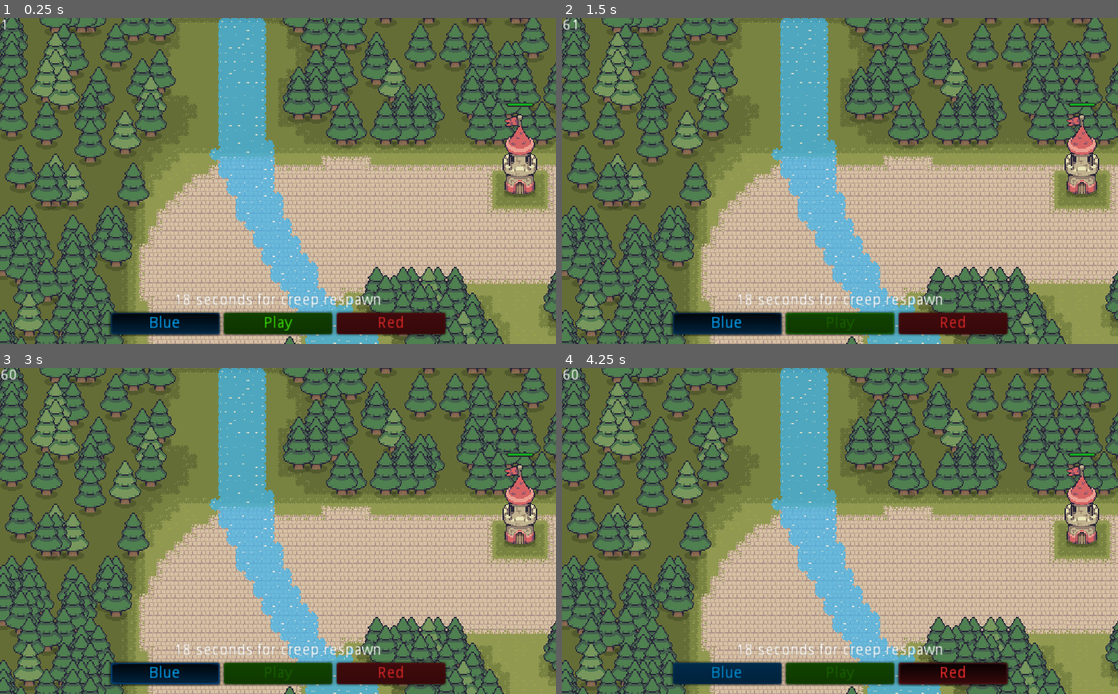
Above: before the commit, frames 1-4 (two rows, left to right).
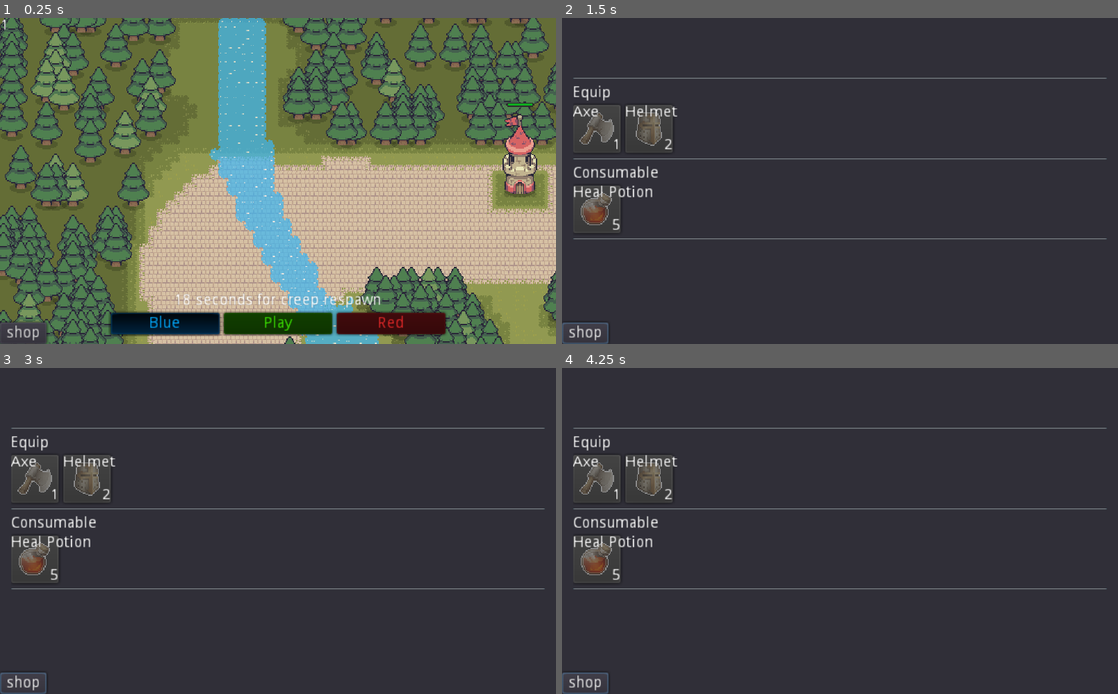
Above: after the commit, the same moments.

Repository: spicylobstergames/shotcaller-godot
Game: Godot game, scene res://TestScene.tscn
Two runs of this game, one before a commit and one after it. Both use one fixed random seed, a clock stepped at 60 frames per second and the inputs below.
Inputs (mouse positions are in pixels of both pictures, inside the frame that each line leads up to):
- Up to frame 1 (0.25 s): no input
- Up to frame 2 (1.5 s): click (584, 334) at 0.5 s, where only the run after the commit has a clickable "shop"; click "Play" at 1.25 s
- Up to frame 3 (3 s): click (278, 674) at 2 s, where only the run after the commit has a clickable "Play"; click "Blue" at 2.75 s
- Up to frame 4 (4.25 s): click "Red" at 3.5 s

The runs differ from the first frame. In frame 1, 0.5% of the frame differs, in the area x 0-9%, y 92-100%; in frame 2, 93%, in the area x 0-100%, y 0-100%; in frame 3, 93%; in frame 4, 93%.

Commit message:
Add items, shop, inventory

Diff:
--- /dev/null
+++ b/Prototype/Items/Inventory/Inventory.gd
@@ -0,0 +1,55 @@
+extends Node
+
+const EQUIP_ITEMS_MAX = 2
+const CONSUMABLE_ITEMS_MAX = 1
+
+var leader
+var equip_items = []
+var consumable_items = []
+var gold = 0
+
+var _gold_timer
+
+
+func _ready():
+	_gold_timer = Timer.new()
+	add_child(_gold_timer)
+	_gold_timer.connect("timeout", self, "_gold_timer_timeout")
+	_gold_timer.start(1)
+
+	for index in range(EQUIP_ITEMS_MAX):
+		equip_items.append(null)
+	for index in range(CONSUMABLE_ITEMS_MAX):
+		consumable_items.append(null)
+
+
+func _gold_timer_timeout():
+	gold += 1
+	_gold_timer.start(1)
+
+
+func add_item(new_item):
+	if new_item.type == new_item.ItemType.EQUIP:
+		for index in range(EQUIP_ITEMS_MAX):
+			if equip_items[index] == null:
+				equip_items[index] = new_item
+				return
+	elif new_item.type == new_item.ItemType.CONSUMABLE:
+		for index in range(CONSUMABLE_ITEMS_MAX):
+			if consumable_items[index] == null:
+				consumable_items[index] = new_item
+				return
+
+
+func is_equip_items_has_slots():
+	for item in equip_items:
+		if item == null:
+			return true
+	return false
+
+
+func is_consumable_items_has_slots():
+	for item in consumable_items:
+		if item == null:
+			return true
+	return false
--- /dev/null
+++ b/Prototype/Items/Inventory/Inventory.tscn
@@ -0,0 +1,6 @@
+[gd_scene load_steps=2 format=2]
+
+[ext_resource path="res://Items/Inventory/Inventory.gd" type="Script" id=1]
+
+[node name="Inventory" type="Node"]
+script = ExtResource( 1 )
--- /dev/null
+++ b/Prototype/Items/Inventory/InventoryItemButton.gd
@@ -0,0 +1,42 @@
+extends Control
+
+var index = 0
+
+onready var _sell_button = $SellButton
+onready var _item_button = $ItemButton
+
+
+func _ready():
+	_sell_button.hide()
+
+	_sell_button.connect("button_down", self, "_sell_button_down")
+	_item_button.connect("button_down", self, "_item_button_down")
+
+
+func setup(item):
+	_item_button.setup(item)
+
+
+func set_item_type_to_equip():
+	_item_button.disabled = true
+
+
+func show_sell_button():
+	if _item_button.item != null:
+		_sell_button.show()
+	else:
+		_sell_button.hide()
+
+
+func _item_button_down():
+	# THERE SHOULD BE LEADER SELECTION CODE
+	return
+	var leader
+	#
+
+	for key in _item_button.item.attributes.keys():
+		leader.attributes.stats[key] += _item_button.item.attributes[key]
+
+
+func _sell_button_down():
+	get_node("/root/TestScene/Menu/Shop").sell(index)
--- /dev/null
+++ b/Prototype/Items/Inventory/InventoryItemButton.tscn
@@ -0,0 +1,26 @@
+[gd_scene load_steps=3 format=2]
+
+[ext_resource path="res://Items/Inventory/InventoryItemButton.gd" type="Script" id=1]
+[ext_resource path="res://Items/ItemButton.tscn" type="PackedScene" id=2]
+
+[node name="InventoryItemButton" type="Control"]
+anchor_right = 1.0
+anchor_bottom = 1.0
+margin_right = -468.0
+margin_bottom = -256.0
+rect_min_size = Vector2( 44, 44 )
+script = ExtResource( 1 )
+
+[node name="ItemButton" parent="." instance=ExtResource( 2 )]
+margin_right = 0.0
+margin_bottom = 0.0
+
+[node name="SellButton" type="Button" parent="."]
+anchor_top = 1.0
+anchor_right = 1.0
+anchor_bottom = 1.0
+margin_top = -20.0
+text = "sell"
+__meta__ = {
+"_edit_use_anchors_": false
+}
--- /dev/null
+++ b/Prototype/Items/Inventory/LeadersInventory.gd
@@ -0,0 +1,92 @@
+extends HBoxContainer
+
+var inventories = {}
+
+var _equip_item_buttons = []
+var _consumable_item_buttons = []
+var _inventory_preload = preload("res://Items/Inventory/Inventory.tscn")
+var _inventory_item_button_preload = preload("res://Items/Inventory/InventoryItemButton.tscn")
+onready var _shop = get_node("../Shop")
+onready var _gold_label = get_node("../GoldLabel")
+
+
+func _ready():
+	hide()
+	# Setup GUI for inventory
+	var inventory = _inventory_preload.instance()
+	var counter = 0
+	for i in range(inventory.EQUIP_ITEMS_MAX):
+		var item_button = _inventory_item_button_preload.instance()
+		_equip_item_buttons.append(item_button)
+		add_child(item_button)
+		item_button.index = counter
+		counter += 1
+		item_button.set_item_type_to_equip()
+		item_button.setup(null)
+	for i in range(inventory.CONSUMABLE_ITEMS_MAX):
+		var item_button = _inventory_item_button_preload.instance()
+		_consumable_item_buttons.append(item_button)
+		add_child(item_button)
+		item_button.index = counter
+		counter += 1
+		item_button.setup(null)
+
+
+func add_inventory(leader):
+	var new_inventory = _inventory_preload.instance()
+	new_inventory.leader = leader
+	inventories[leader.name] = new_inventory
+	add_child(new_inventory)
+
+
+func add_item(leader_name, new_item):
+	inventories[leader_name].add_item(new_item)
+
+	# THERE SHOULD BE LEADER SELECTION CODE
+	return
+	var leader
+	#
+
+	if new_item.type == new_item.ItemType.EQUIP:
+		for key in new_item.attributes.keys():
+			leader.attributes.stats[key] += new_item.attributes[key]
+
+	if leader_name == leader.name:
+		 update_gui(leader_name)
+
+
+func _process(delta):
+	# THERE SHOULD BE LEADER SELECTION CODE
+	return
+	var leader
+	#
+
+	var leader_inventory = inventories[leader.name]
+
+	# Updating gold label
+	_gold_label.text = str(leader_inventory.gold)
+
+	# Hide or show sell buttons
+	if _shop.visible:
+		var counter = 0
+		for item in leader_inventory.equip_items:
+			_equip_item_buttons[counter].show_sell_button()
+			counter += 1
+		counter = 0
+		for item in leader_inventory.consumable_items:
+			_consumable_item_buttons[counter].show_sell_button()
+			counter += 1
+	else:
+		for item_button in _equip_item_buttons + _consumable_item_buttons:
+			item_button.sell_button.hide()
+
+
+func update_gui(leader_name):
+	var counter = 0
+	for item in inventories[leader_name].equip_items:
+		_equip_item_buttons[counter].setup(item)
+		counter += 1
+	counter = 0
+	for item in inventories[leader_name].consumable_items:
+		_consumable_item_buttons[counter].setup(item)
+		counter += 1
--- /dev/null
+++ b/Prototype/Items/Item.gd
@@ -0,0 +1,22 @@
+class_name Item
+extends Reference
+
+enum ItemType { EQUIP, CONSUMABLE }
+
+var sprite
+var name
+var description
+var price
+var type
+var attributes
+
+
+func build(name, sprite, description, price, type, attributes):
+	self.name = name
+	self.sprite = sprite
+	self.description = description
+	self.price = price
+	self.type = type
+	self.attributes = attributes
+
+	return self
--- /dev/null
+++ b/Prototype/Items/ItemButton.gd
@@ -0,0 +1,18 @@
+extends Button
+
+var item = null
+
+
+func setup(new_item):
+	if new_item == null:
+		self.item = null
+		self.name = ""
+		self.icon = null
+		self.hint_tooltip = ""
+		self.disabled = true
+		return
+
+	self.item = new_item
+	self.name = new_item.name
+	self.icon = new_item.sprite
+	self.hint_tooltip = new_item.description
--- /dev/null
+++ b/Prototype/Items/ItemButton.tscn
@@ -0,0 +1,11 @@
+[gd_scene load_steps=2 format=2]
+
+[ext_resource path="res://Items/ItemButton.gd" type="Script" id=1]
+
+[node name="ItemButton" type="Button"]
+anchor_right = 1.0
+anchor_bottom = 1.0
+margin_right = -470.0
+margin_bottom = -258.0
+rect_min_size = Vector2( 44, 44 )
+script = ExtResource( 1 )
--- /dev/null
+++ b/Prototype/Items/Shop/Shop.gd
@@ -0,0 +1,106 @@
+extends Panel
+
+const Item = preload("res:///Items/Item.gd")
+
+var _shop_item_button_preload = preload("res://Items/Shop/ShopItemButton.tscn")
+var _shop_delivery_preload = preload("res://Items/Shop/ShopDelivery.tscn")
+onready var _equip_items = $ScrollContainer/VBoxContainer/EquipItems
+onready var _consumable_items = $ScrollContainer/VBoxContainer/ConsumableItems
+onready var _leaders_inventory = get_node("../LeadersInventory")
+
+var _deliveries = {}
+
+
+func _ready():
+	hide()
+	# Test items
+	add_item(Item.new().build("Axe", load("res://Assets/Items/Axe.png"), "Add 5 damage to the leader's attack", 1, Item.ItemType.EQUIP, {}), _equip_items)
+	add_item(Item.new().build("Helmet", load("res://Assets/Items/Helm.png"), "Add 5 defense points to leader stats", 2, Item.ItemType.EQUIP, {"max_health": 10000}), _equip_items)
+	add_item(Item.new().build("Heal Potion", load("res://Assets/Items/Red Potion 3.png"), "Restore 50 HP", 5, Item.ItemType.CONSUMABLE, {"health": 100}), _consumable_items)
+
+	get_node("../ShopButton").connect("button_down", self, "_shop_button_down")
+
+
+func add_delivery(leader):
+	var new_shop_delivery = _shop_delivery_preload.instance()
+	new_shop_delivery._leader = leader
+	add_child(new_shop_delivery)
+	_deliveries[leader.name] = new_shop_delivery
+
+
+func add_item(item, container):
+	var new_item_button = _shop_item_button_preload.instance()
+	container.add_child(new_item_button)
+	new_item_button.setup(item)
+
+
+func _process(delta):
+	if !visible:
+		return
+
+	# THERE SHOULD BE LEADER SELECTION CODE
+	var leader = null
+	#
+
+	if leader == null:
+		# Disable all buttons because leader is not selected
+		for item_button in _equip_items.get_children() + _consumable_items.get_children():
+			item_button.disable()
+		return
+
+	# Disable all buttons if delivery in proccess
+	if _deliveries[leader.name].is_working():
+		for item_button in _equip_items.get_children() + _consumable_items.get_children():
+			item_button.disable()
+		return
+
+	# Disable all buttons on which leader don't have enough gold
+	for item_button in _equip_items.get_children() + _consumable_items.get_children():
+		if _leaders_inventory.inventories[leader.name].gold < item_button.get_price():
+			item_button.disable()
+		else:
+			item_button.enable()
+
+	# Disable buttons if leader don't have empty slots for item
+	if !_leaders_inventory.inventories[leader.name].is_equip_items_has_slots():
+		for item_button in _equip_items.get_children():
+			item_button.disable()
+	if !_leaders_inventory.inventories[leader.name].is_consumable_items_has_slots():
+		for item_button in _consumable_items.get_children():
+			item_button.disable()
+
+
+func buy(item):
+	# THERE SHOULD BE LEADER SELECTION CODE
+	return
+	var leader
+	#
+	_leaders_inventory.inventories[leader.name].gold -= item.price
+	_deliveries[leader.name].start(item)
+
+
+func sell(item_index):
+	# THERE SHOULD BE LEADER SELECTION CODE
+	return
+	var leader
+	#
+
+	var leader_items = _leaders_inventory.inventories[leader.name].equip_items + _leaders_inventory.inventories[leader.name].consumable_items
+	var item = leader_items[item_index]
+
+	_leaders_inventory.inventories[leader.name].gold += floor(item.price / 2)
+
+	# If the item sold was equipment - remove any attributes that were added
+	if item.type == item.ItemType.EQUIP:
+		_leaders_inventory.inventories[leader.name].equip_items[item_index] = null
+		for key in item.attributes.keys():
+			leader.attributes.stats[key] -= item.attributes[key]
+
+	elif item.type == item.ItemType.CONSUMABLE:
+		_leaders_inventory.inventories[leader.name].consumable_items[item_index - _leaders_inventory.inventories[leader.name].EQUIP_ITEMS_MAX] = null
+
+	_leaders_inventory.update_gui(leader.name)
+
+
+func _shop_button_down():
+	self.visible = !self.visible
--- /dev/null
+++ b/Prototype/Items/Shop/ShopDelivery.gd
@@ -0,0 +1,28 @@
+extends Node
+
+var _item
+var _leader
+var _timer
+
+onready var _leaders_inventory = get_node("../LeadersInventory")
+
+
+func _ready():
+	_timer = Timer.new()
+	_timer.one_shot = true
+	_timer.connect("timeout", self, "_timer_timeout")
+	add_child(_timer)
+
+
+func start(item):
+	self._item = item
+	_timer.start(5)
+
+
+func _timer_timeout():
+	_leaders_inventory.add_item(_leader.name, _item)
+	self._item = null
+
+
+func is_working():
+	return self._item != null
--- /dev/null
+++ b/Prototype/Items/Shop/ShopDelivery.tscn
@@ -0,0 +1,6 @@
+[gd_scene load_steps=2 format=2]
+
+[ext_resource path="res://Items/Shop/ShopDelivery.gd" type="Script" id=1]
+
+[node name="ShopDelivery" type="Node"]
+script = ExtResource( 1 )
--- /dev/null
+++ b/Prototype/Items/Shop/ShopItemButton.gd
@@ -0,0 +1,30 @@
+extends Control
+
+
+onready var _item_button = $ItemButton
+onready var _name_label = _item_button.get_node("Name")
+onready var _price_label = _item_button.get_node("Price")
+onready var _shop = get_node("/root/TestScene/Menu/Shop")
+
+
+func setup(item):
+	_item_button.setup(item)
+	_name_label.text = item.name
+	_price_label.text = str(item.price)
+	_item_button.connect("button_down", self, "_button_down")
+
+
+func _button_down():
+	_shop.buy(_item_button.item)
+
+
+func disable():
+	_item_button.disabled = true
+
+
+func enable():
+	_item_button.disabled = false
+
+
+func get_price():
+	return _item_button.item.price
--- /dev/null
+++ b/Prototype/Items/Shop/ShopItemButton.tscn
@@ -0,0 +1,38 @@
+[gd_scene load_steps=3 format=2]
+
+[ext_resource path="res://Items/ItemButton.tscn" type="PackedScene" id=1]
+[ext_resource path="res://Items/Shop/ShopItemButton.gd" type="Script" id=2]
+
+[node name="ShopItemButton" type="Control"]
+anchor_right = 1.0
+anchor_bottom = 1.0
+margin_right = -468.0
+margin_bottom = -256.0
+rect_min_size = Vector2( 44, 44 )
+script = ExtResource( 2 )
+__meta__ = {
+"_edit_use_anchors_": false
+}
+
+[node name="ItemButton" parent="." instance=ExtResource( 1 )]
+
+[node name="Name" type="Label" parent="ItemButton"]
+margin_right = 40.0
+margin_bottom = 14.0
+text = "Name"
+__meta__ = {
+"_edit_use_anchors_": false
+}
+
+[node name="Price" type="Label" parent="ItemButton"]
+anchor_left = 1.0
+anchor_top = 1.0
+anchor_right = 1.0
+anchor_bottom = 1.0
+margin_left = -40.0
+margin_top = -14.0
+text = "100"
+align = 2
+__meta__ = {
+"_edit_use_anchors_": false
+}
--- a/Prototype/TestScene.tscn
+++ b/Prototype/TestScene.tscn
@@ -1,41 +1,26 @@
-[gd_scene load_steps=9 format=2]
+[gd_scene load_steps=12 format=2]
 
 [ext_resource path="res://MainCamera.gd" type="Script" id=1]
 [ext_resource path="res://Utils/UnitController.tscn" type="PackedScene" id=2]
 [ext_resource path="res://Battlefield/BattleField.tscn" type="PackedScene" id=3]
 [ext_resource path="res://TestScene.gd" type="Script" id=4]
+[ext_resource path="res://Items/Inventory/LeadersInventory.gd" type="Script" id=5]
 [ext_resource path="res://GUI/SelectTeamButton/SelectTeamButton.tscn" type="PackedScene" id=6]
+[ext_resource path="res://Items/Shop/Shop.gd" type="Script" id=7]
 [ext_resource path="res://GUI/Play.tscn" type="PackedScene" id=9]
 
 [sub_resource type="ButtonGroup" id=2]
 
 [sub_resource type="ButtonGroup" id=3]
 
+[sub_resource type="StyleBoxFlat" id=4]
+bg_color = Color( 0.192157, 0.188235, 0.223529, 1 )
+
 [node name="TestScene" type="Node2D"]
 position = Vector2( 0, -1 )
 script = ExtResource( 4 )
 
 [node name="Menu" type="CanvasLayer" parent="."]
-
-[node name="FPS" type="Label" parent="Menu"]
-margin_right = 58.0
-margin_bottom = 26.0
-__meta__ = {
-"_edit_use_anchors_": false
-}
-
-[node name="Label" type="Label" parent="Menu"]
-anchor_top = 0.5
-anchor_right = 1.0
-anchor_bottom = 0.5
-margin_top = 103.0
-margin_bottom = 117.0
-size_flags_horizontal = 3
-text = "18 seconds for creep respawn"
-align = 1
-__meta__ = {
-"_edit_use_anchors_": false
-}
 
 [node name="HBoxContainer" type="HBoxContainer" parent="Menu"]
 anchor_top = 1.0
@@ -45,9 +30,6 @@
 margin_bottom = -9.0
 mouse_filter = 2
 alignment = 1
-__meta__ = {
-"_edit_use_anchors_": false
-}
 
 [node name="BlueButton" parent="Menu/HBoxContainer" instance=ExtResource( 6 )]
 modulate = Color( 0, 0.666667, 1, 1 )
@@ -76,6 +58,123 @@
 group = SubResource( 2 )
 team = 3
 
+[node name="FPS" type="Label" parent="Menu"]
+margin_right = 58.0
+margin_bottom = 26.0
+__meta__ = {
+"_edit_use_anchors_": false
+}
+
+[node name="Label" type="Label" parent="Menu"]
+anchor_top = 0.5
+anchor_right = 1.0
+anchor_bottom = 0.5
+margin_top = 103.0
+margin_bottom = 117.0
+size_flags_horizontal = 3
+text = "18 seconds for creep respawn"
+align = 1
+__meta__ = {
+"_edit_use_anchors_": false
+}
+
+[node name="GoldLabel" type="Label" parent="Menu"]
+visible = false
+margin_top = 265.0
+margin_right = 43.0
+margin_bottom = 279.0
+custom_colors/font_color = Color( 0.94902, 0.772549, 0.0705882, 1 )
+custom_colors/font_color_shadow = Color( 0, 0, 0, 1 )
+custom_constants/shadow_as_outline = 1
+text = "1"
+align = 2
+__meta__ = {
+"_edit_use_anchors_": false
+}
+
+[node name="LeadersInventory" type="HBoxContainer" parent="Menu"]
+anchor_top = 1.0
+anchor_right = 1.0
+anchor_bottom = 1.0
+margin_left = 45.0
+margin_top = -44.0
+margin_right = -327.0
+size_flags_vertical = 8
+script = ExtResource( 5 )
+
+[node name="Shop" type="Panel" parent="Menu"]
+visible = false
+anchor_right = 1.0
+anchor_bottom = 1.0
+custom_styles/panel = SubResource( 4 )
+script = ExtResource( 7 )
+
+[node name="ScrollContainer" type="ScrollContainer" parent="Menu/Shop"]
+anchor_right = 1.0
+anchor_bottom = 1.0
+margin_left = 10.0
+margin_top = 10.0
+margin_right = -10.0
+margin_bottom = -50.0
+__meta__ = {
+"_edit_use_anchors_": false
+}
+
+[node name="VBoxContainer" type="VBoxContainer" parent="Menu/Shop/ScrollContainer"]
+margin_right = 492.0
+margin_bottom = 240.0
+size_flags_horizontal = 3
+size_flags_vertical = 3
+alignment = 1
+
+[node name="HSeparator" type="HSeparator" parent="Menu/Shop/ScrollContainer/VBoxContainer"]
+margin_top = 88.0
+margin_right = 492.0
+margin_bottom = 92.0
+
+[node name="Label" type="Label" parent="Menu/Shop/ScrollContainer/VBoxContainer"]
+margin_top = 96.0
+margin_right = 492.0
+margin_bottom = 110.0
+text = "Equip"
+
+[node name="EquipItems" type="HBoxContainer" parent="Menu/Shop/ScrollContainer/VBoxContainer"]
+margin_top = 114.0
+margin_right = 492.0
+margin_bottom = 114.0
+size_flags_horizontal = 3
+
+[node name="HSeparator2" type="HSeparator" parent="Menu/Shop/ScrollContainer/VBoxContainer"]
+margin_top = 118.0
+margin_right = 492.0
+margin_bottom = 122.0
+
+[node name="Label2" type="Label" parent="Menu/Shop/ScrollContainer/VBoxContainer"]
+margin_top = 126.0
+margin_right = 492.0
+margin_bottom = 140.0
+text = "Consumable"
+
+[node name="ConsumableItems" type="HBoxContainer" parent="Menu/Shop/ScrollContainer/VBoxContainer"]
+margin_top = 144.0
+margin_right = 492.0
+margin_bottom = 144.0
+size_flags_horizontal = 3
+
+[node name="HSeparator3" type="HSeparator" parent="Menu/Shop/ScrollContainer/VBoxContainer"]
+margin_top = 148.0
+margin_right = 492.0
+margin_bottom = 152.0
+
+[node name="ShopButton" type="Button" parent="Menu"]
+anchor_top = 1.0
+anchor_bottom = 1.0
+margin_top = -20.0
+margin_right = 43.0
+rect_min_size = Vector2( 0, 20 )
+size_flags_horizontal = 11
+text = "shop"
+
 [node name="CreepRespawnTimer" type="Timer" parent="."]
 
 [node name="Camera2D" type="Camera2D" parent="."]
--- a/Prototype/project.godot
+++ b/Prototype/project.godot
@@ -218,6 +218,11 @@
 "class": "GSAIUtils",
 "language": "GDScript",
 "path": "res://addons/com.gdquest.godot-steering-ai-framework/GSAIUtils.gd"
+}, {
+"base": "Reference",
+"class": "Item",
+"language": "GDScript",
+"path": "res://Items/Item.gd"
 }, {
 "base": "Area2D",
 "class": "Projectile",
@@ -287,6 +292,7 @@
 "GSAISteeringBehavior": "",
 "GSAITargetAcceleration": "",
 "GSAIUtils": "",
+"Item": "",
 "Projectile": "",
 "Skill": "",
 "SkillHandler": "",
Binary file added: Prototype/Assets/Items/Axe.png
Not shown, added: Prototype/Assets/Items/Axe.png.import
Binary file added: Prototype/Assets/Items/Helm.png
Not shown, added: Prototype/Assets/Items/Helm.png.import
Binary file added: Prototype/Assets/Items/Red Potion 3.png
Not shown, added: Prototype/Assets/Items/Red Potion 3.png.import
